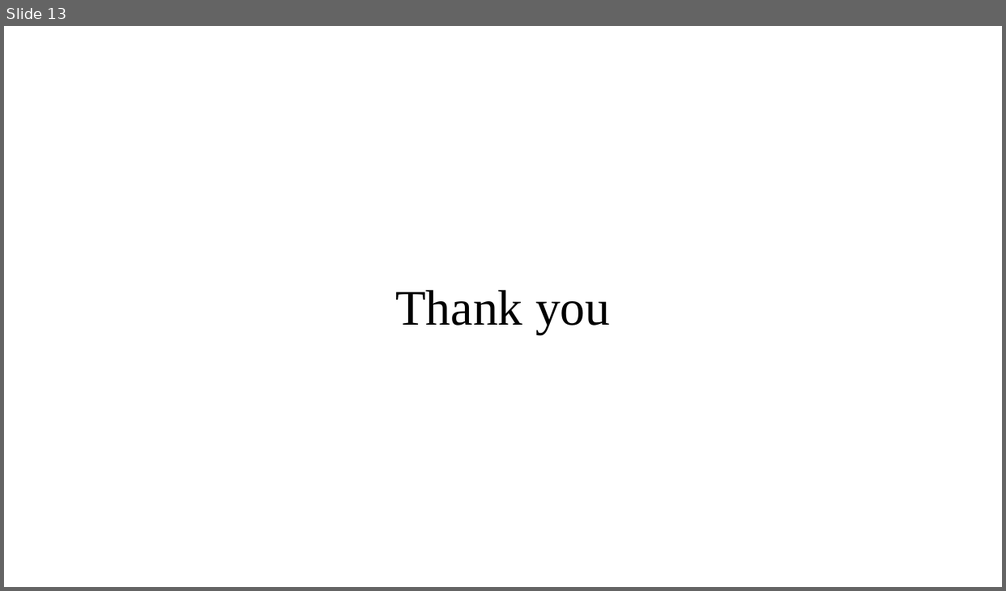
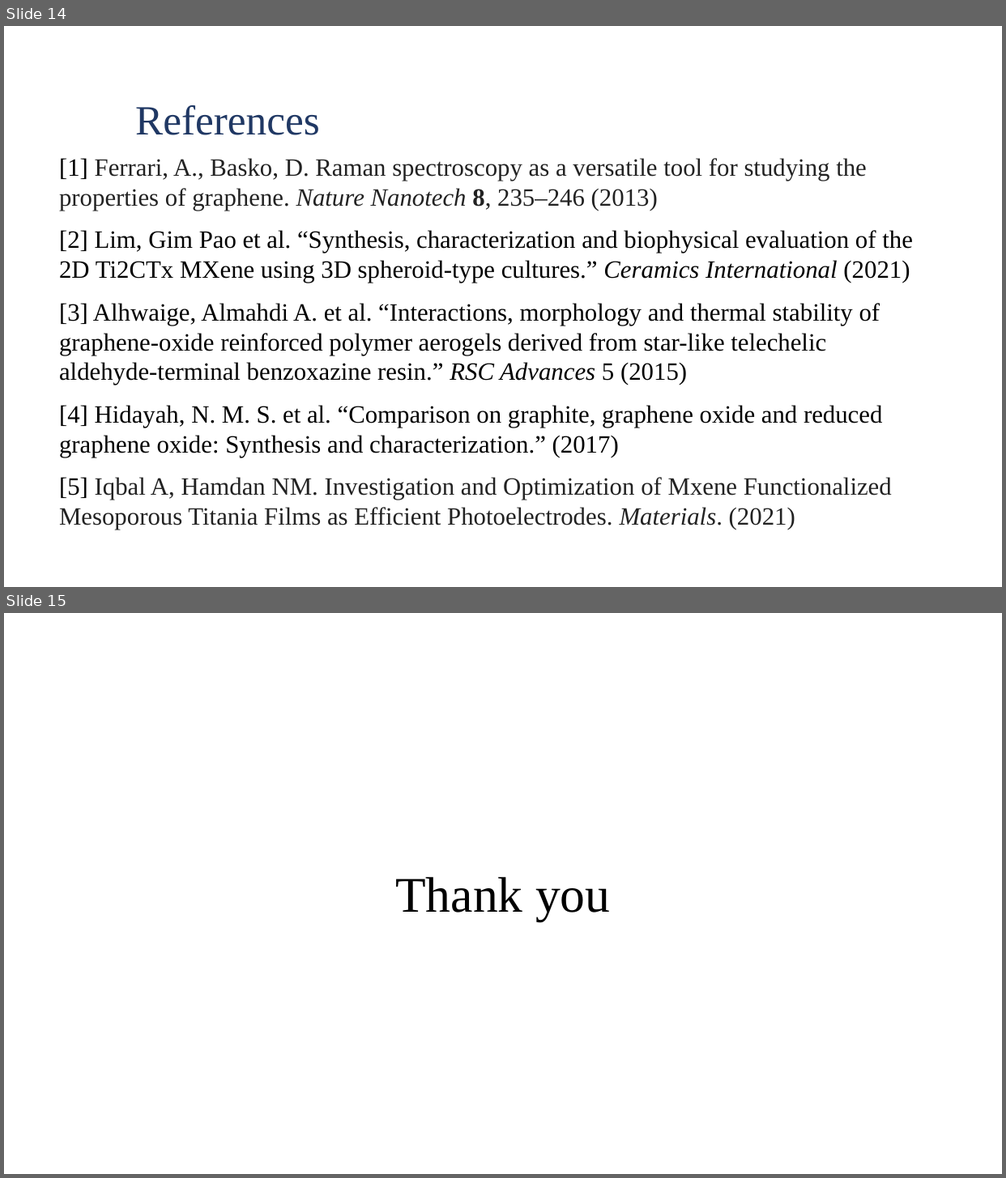
Before and after one commit to Waterbird20/APL2, a slide deck: Raman_Final Presentation.pptx. Shown one above the other, each under a label of ours: slide 13 before the commit, slides 14 and 15 after it. The pictures are 1006x591 and 1006x1178 pixels, drawn with LibreOffice and Linux fonts; fonts in the diff are those of the drawing; background and template pictures are left out. Boxes give left, top, right and bottom in pixels: in the first picture for what was removed or moved away, otherwise in the second. Text is boxed around its words. In the diff, an @@ line names an element or a change of style, - is before the commit and + after.

```diff
--- a/Raman_Final Presentation.pptx
+++ b/Raman_Final Presentation.pptx
@@ slide 14 added at <box>4,26,1002,587</box>, background picture (left out) @@
@@ text added at <box>135,105,320,135</box>, 40 pt, text #203864 @@
+References
@@ text added at <box>59,158,913,530</box>, 24 pt, text #000000 @@
+[1] Ferrari, A., Basko, D. Raman spectroscopy as a versatile tool for studying the properties of graphene. Nature Nanotech 8, 235–246 (2013)
+[2] Lim, Gim Pao et al. “Synthesis, characterization and biophysical evaluation of the 2D Ti2CTx MXene using 3D spheroid-type cultures.” Ceramics International (2021)
+[3] Alhwaige, Almahdi A. et al. “Interactions, morphology and thermal stability of graphene-oxide reinforced polymer aerogels derived from star-like telechelic aldehyde-terminal benzoxazine resin.” RSC Advances 5 (2015)
+[4] Hidayah, N. M. S. et al. “Comparison on graphite, graphene oxide and reduced graphene oxide: Synthesis and characterization.” (2017)
+[5] Iqbal A, Hamdan NM. Investigation and Optimization of Mxene Functionalized Mesoporous Titania Films as Efficient Photoelectrodes. Materials. (2021)
@@ what was slide 13 is now slide 15 @@
```
Also in this commit, not shown: 9 slides changed, 3 other slides added, 2 slides removed, 2 other files.
